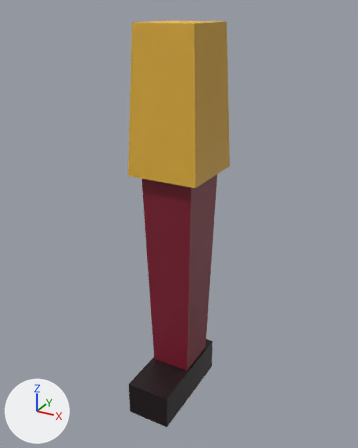
One commit to the glTF model examples/solid-eleven/assets/shared/models/leg_k28.glb: the scene before it, then after it.
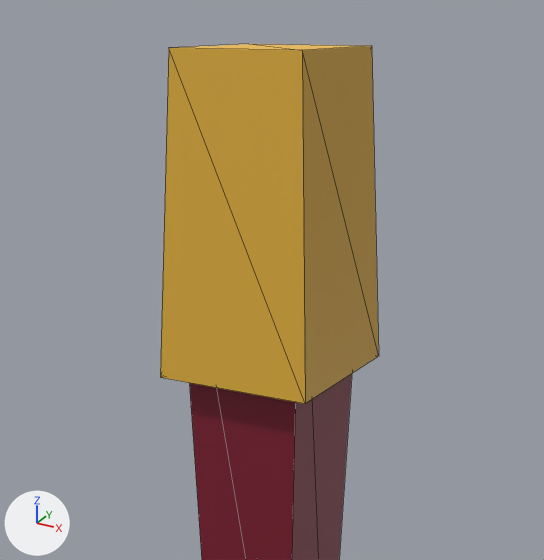
Each version appears first whole from a 50 mm lens placed at (0.53, -0.97, 0.05), pointed at (0.009, -0.024, -0.423), and next in a close-up on the part from 15% to 86% of the width and 0% to 58% of the height. Every picture has the same lights, and +X, +Y and +Z are marked at lower left. The older version's two pictures come first. The close-ups show mesh edges as thin lines. Vertices at exactly the same position are counted once.

Script lines for the objects in view, before the commit:
```python
me_leg_kit_028 = bpy.data.meshes.new('leg_kit.028')
me_leg_kit_028.from_pydata(...)  # 24 vertices, 32 faces; spans x -0.085..0.085, y -0.17..0.09, z -0.91..0.02
me_leg_kit_028.materials.append(mat_defaultmaterial)
ob_leg_kit = bpy.data.objects.new('leg_kit', me_leg_kit_028)
ob_leg_kit.location = (0.0, 0.0, 0.0)
```
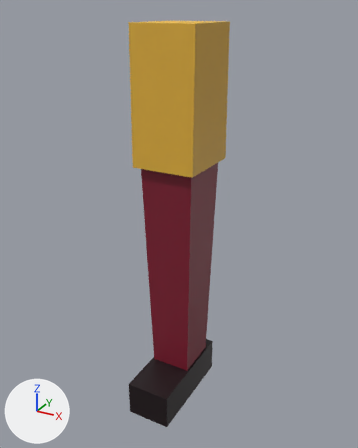
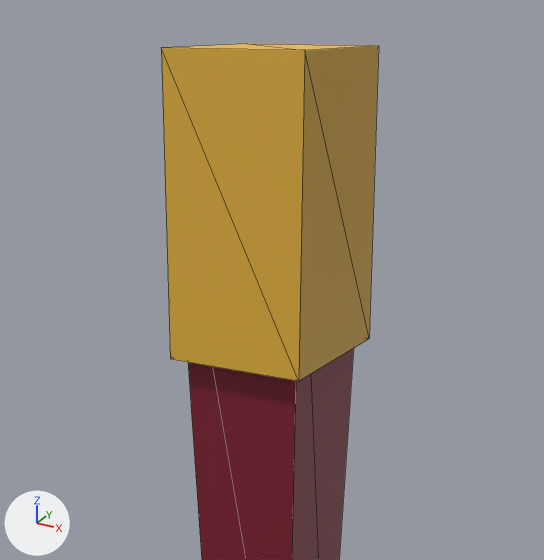
Edits to the bpy script that builds the scene:
```text
Change me_leg_kit_028:
    used by ob_leg_kit; location = (0.0, 0.0, 0.0)
    remove me_leg_kit_028.from_pydata(...)  # 24 vertices, 32 faces; spans x -0.085..0.085, y -0.17..0.09, z -0.91..0.02
    add me_leg_kit_028.from_pydata(...)  # 24 vertices, 32 faces; spans x -0.075..0.075, y -0.17..0.09, z -0.91..0.02
    me_leg_kit_028 part 1
    me_leg_kit_028.vertices[0].co: (-0.07, 0.075, 0.02) -> (-0.075, 0.08, 0.02)  # pixel (248, 43) -> pixel (247, 43)
    me_leg_kit_028.vertices[1].co: (0.07, 0.075, 0.02) -> (0.075, 0.08, 0.02)  # pixel (371, 45) -> pixel (378, 45)
    me_leg_kit_028.vertices[2].co: (0.085, 0.09, -0.3) -> (0.075, 0.085, -0.28)  # pixel (378, 356) -> pixel (369, 338)
    me_leg_kit_028.vertices[3].co: (-0.085, 0.09, -0.3) -> (-0.075, 0.085, -0.28)
    me_leg_kit_028.vertices[4].co: (0.07, -0.075, 0.02) -> (0.075, -0.08, 0.02)  # pixel (302, 50) -> pixel (304, 50)
    me_leg_kit_028.vertices[5].co: (0.085, -0.09, -0.3) -> (0.075, -0.085, -0.28)  # pixel (305, 403) -> pixel (298, 381)
    me_leg_kit_028.vertices[6].co: (-0.07, -0.075, 0.02) -> (-0.075, -0.08, 0.02)  # pixel (168, 47) -> pixel (161, 47)
    me_leg_kit_028.vertices[7].co: (-0.085, -0.09, -0.3) -> (-0.075, -0.085, -0.28)  # pixel (160, 377) -> pixel (170, 359)
```

What differs and where, as boxes (x1, y1, x2, y2) in the close-ups (544 x 560 px; the box of a moved part takes in the faces that stretch with it):
'leg_kit', reshaped
    before: (160, 44, 379, 560)
    after: (161, 44, 379, 560)
part 1 of me_leg_kit_028, moved or reshaped
    before: (160, 44, 379, 404)
    after: (161, 44, 379, 381)
